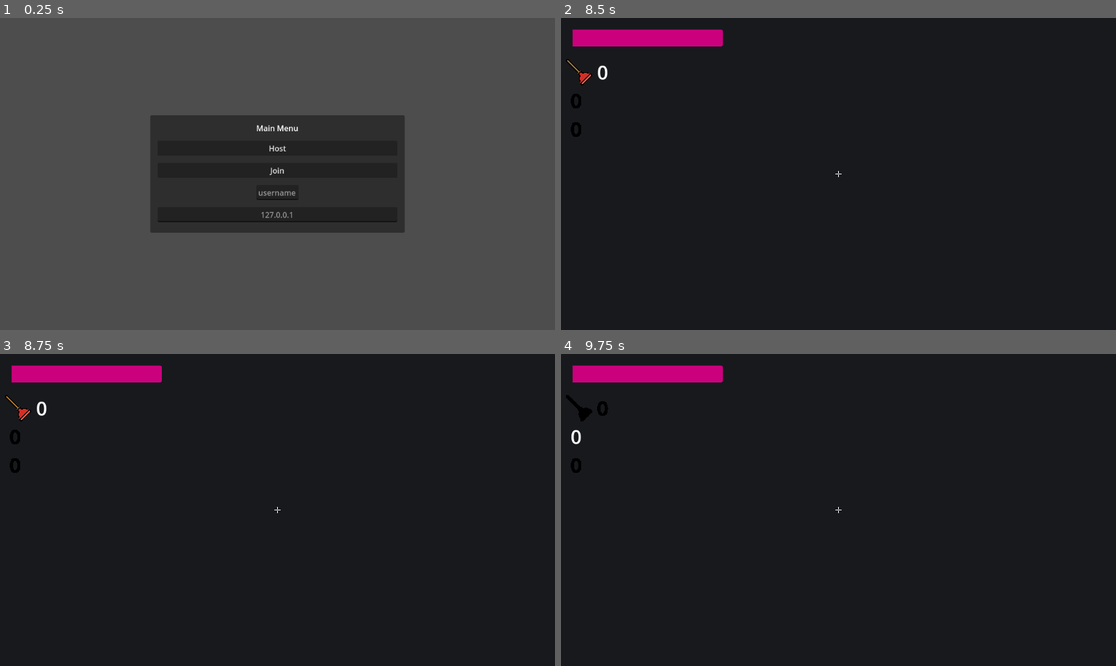
Above: before the commit, frames 1-4 (two rows, left to right).
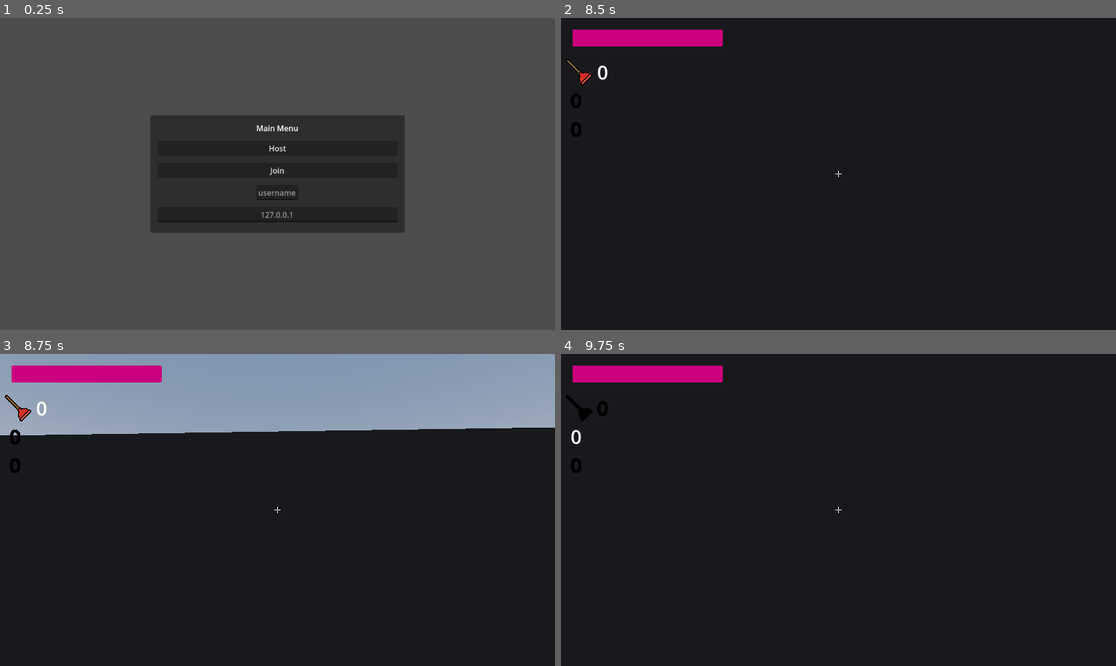
Above: after the commit, the same moments.

Repository: aidan-j-rhoden/plunger
Game: Godot game, scene res://menu/menu.tscn
Same seed, same stepped clock (60 frames per second), same inputs: the game is played once before the commit and once after it.
Inputs (mouse positions are in pixels of both pictures, inside the frame that each line leads up to):
- Up to frame 1 (0.25 s): no input
- Up to frame 2 (8.5 s): click (838, 192) at 0.52 s; type "Alex" at 0.6 s; click (838, 214) at 0.75 s; type "12" at 0.83 s; click "Host" at 1.25 s; click "Start!" at 2 s; tap Enter at 2.75, 8 s; move the mouse to (866, 174) at 2.77 s; hold W (forward) 2.78-8.03 s; tap X (crouch) at 2.85, 5.85 s; tap Space (jump) at 3.02, 3.77, 5.27, 6.02, 6.77, 7.25, 8.27 s; move the mouse to (810, 174) at 3.52 s; tap Mouse wheel up (next_weapon) at 3.6, 6.6 s; move the mouse to (849, 167) at 4.27 s; tap Mouse wheel down (prev_weapon) at 4.35, 7.35 s; move the mouse to (832, 180) at 5.02 s; click (832, 180) at 5.1 s; move the mouse to (877, 177) at 5.77 s; move the mouse to (794, 170) at 6.52 s; move the mouse to (844, 174) at 7.27 s; move the mouse to (816, 167) at 8.02 s; hold D (right) from 8.03 s (still down); click (816, 167) at 8.1 s
- Up to frame 3 (8.75 s): keep holding D (right)
- Up to frame 4 (9.75 s): move the mouse to (866, 510) at 8.77 s; release D (right) at 8.78 s; hold W (forward) from 8.78 s (still down); tap X (crouch) at 8.85 s; tap Space (jump) at 9.02, 9.5 s; move the mouse to (810, 510) at 9.52 s; tap Mouse wheel up (next_weapon) at 9.6 s

Frames 1-2 are identical in both runs. In frame 3, 23% of the frame differs, in the area x 0-100%, y 0-27%; in frame 4, nothing differs.

Commit message:
Plunger pretty much works
TODO: Rotate plunger so the cup faces the object its getting thrown at.

Diff:
--- a/player/player.gd
+++ b/player/player.gd
@@ -68,8 +68,14 @@
 	# Handle Fire.
 	if $PlayerInput.firing:
 		$PlayerInput.firing = false
-		if $player_weapons.has_node("plunger"):
+		var item_list = []
+		for key in weapons.keys():
+			item_list.append(key)
+		if item_list[selected_weapon] == "plungers" and weapons["plungers"] > 0:
 			$player_weapons/plunger.throw()
+			weapons["plungers"] -= 1
+			update_weapons_hud()
+
 	# Get the input direction and handle the movement/deceleration.
 	var direction = (transform.basis * Vector3($PlayerInput.direction.x, 0, $PlayerInput.direction.y)).normalized()
 	if direction:
--- a/weapons/plunger/plunger.gd
+++ b/weapons/plunger/plunger.gd
@@ -4,9 +4,10 @@
 enum STATE {HELD, THROWN, LANDED}
 var state: STATE = STATE.THROWN
 var spin_speed = 1
-var throw_force = 10
+var throw_force = 30
 
 var gravity = ProjectSettings.get_setting("physics/3d/default_gravity")
+@onready var main_scn = get_node("/root/menu/World")
 
 var type = "plunger"
 
@@ -14,6 +15,7 @@
 @onready var animation_player = $AnimationPlayer
 var impact_param = "parameters/hit/request"
 var squish_param = "parameters/Transition/transition_request"
+var can_hit = true
 
 # Called when the node enters the scene tree for the first time.
 func _ready():
@@ -33,13 +35,17 @@
 
 func throw():
 	if state == STATE.HELD:
-#		var instance = item.instantiate()
-#		get_node("root/level")
-		top_level = true
+		var thingy = self.duplicate()
+		main_scn.get_node("weapons").add_child(thingy)
+
+		thingy.state = STATE.THROWN
+		thingy.get_node("pickup").monitoring = false
+		thingy.get_node("CollisionShape3D").disabled = true
+
+		thingy.set_global_transform(global_transform)
 		var direction = _get_direction()
-		transform = transform.looking_at(global_position + direction, Vector3.UP)
-		velocity = direction * throw_force
-		state = STATE.THROWN
+		thingy.look_at(thingy.global_position + direction)
+		thingy.velocity = direction * throw_force
 
 
 func _get_direction():
@@ -63,7 +69,7 @@
 
 
 func _on_area_3d_body_entered(body):
-	if state == STATE.HELD:
+	if state == STATE.HELD or state == STATE.THROWN:
 		return
 	if state == STATE.LANDED:
 		state = STATE.HELD
@@ -72,9 +78,11 @@
 
 
 func _on_plunger_cup_body_entered(body):
-	if body is Plunger:
+	if body is Plunger or not can_hit:
 		return
 	squish()
+	$pickup.monitoring = true
+	$CollisionShape3D.set_deferred("disabled", false)
 
 	if state == STATE.THROWN:
 		state = STATE.LANDED
--- a/weapons/plunger/plunger.tscn
+++ b/weapons/plunger/plunger.tscn
@@ -528,14 +528,14 @@
 bones/7/rest = Transform3D(1, -1.75841e-07, 7.74116e-08, 1.75841e-07, 0.675312, -0.737532, 7.74116e-08, 0.737532, 0.675312, -1.77349e-10, 0.0740308, -1.18532e-08)
 bones/7/enabled = true
 bones/7/position = Vector3(-1.77349e-10, 0.0740308, -1.18532e-08)
-bones/7/rotation = Quaternion(0.402919, 4.23214e-15, 9.60634e-08, 0.915236)
+bones/7/rotation = Quaternion(0.402919, 3.88175e-15, 9.60634e-08, 0.915236)
 bones/7/scale = Vector3(1, 1, 1)
 bones/8/name = "Bone.008"
 bones/8/parent = 7
 bones/8/rest = Transform3D(1, 1.26017e-07, 3.60252e-08, -1.26017e-07, 0.848899, 0.528555, 3.60252e-08, -0.528555, 0.848899, 4.04929e-10, 0.331613, -4.91061e-08)
 bones/8/enabled = true
 bones/8/position = Vector3(4.04929e-10, 0.331613, -4.91061e-08)
-bones/8/rotation = Quaternion(-0.274864, -2.43279e-15, -6.55328e-08, 0.961483)
+bones/8/rotation = Quaternion(-0.274864, -9.23759e-16, -6.55328e-08, 0.961483)
 bones/8/scale = Vector3(1, 1, 1)
 bones/9/name = "Bone.009"
 bones/9/parent = 8
@@ -556,14 +556,14 @@
 bones/11/rest = Transform3D(0.740162, -0.672387, -0.00754727, 0.672387, 0.739942, 0.0195304, -0.00754744, -0.0195303, 0.999781, 1.45628e-08, 0.0760256, 3.49246e-10)
 bones/11/enabled = true
 bones/11/position = Vector3(1.45628e-08, 0.0760256, 3.49246e-10)
-bones/11/rotation = Quaternion(-0.0104695, 4.71103e-08, 0.360443, 0.932722)
+bones/11/rotation = Quaternion(-0.0104695, 4.71791e-08, 0.360443, 0.932722)
 bones/11/scale = Vector3(1, 1, 1)
 bones/12/name = "Bone.013"
 bones/12/parent = 11
 bones/12/rest = Transform3D(0.838844, 0.544371, -0.000661761, -0.544371, 0.838842, -0.00223524, -0.000661684, 0.00223526, 0.999997, -6.97582e-09, 0.331554, -8.73115e-11)
 bones/12/enabled = true
 bones/12/position = Vector3(-6.97582e-09, 0.331554, -8.73115e-11)
-bones/12/rotation = Quaternion(0.00116557, -1.99412e-08, -0.283862, 0.958864)
+bones/12/rotation = Quaternion(0.00116557, -1.9896e-08, -0.283862, 0.958864)
 bones/12/scale = Vector3(1, 1, 1)
 bones/13/name = "Bone.014"
 bones/13/parent = 12
